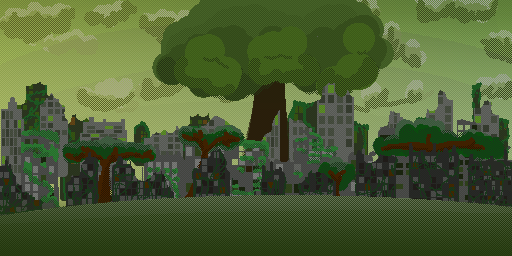
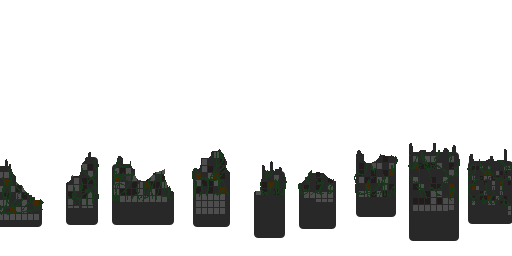
Revision of a layered 512px x 256px image; what changed, layer by layer:
hid "Paint Layer 27", painted on it over <box>0,0,512,256</box>
hid group "Ground" (3 layers) over <box>0,0,512,256</box>
painted on "Paint Layer 14" over <box>0,128,512,256</box>
painted on "Paint Layer 9" over <box>0,143,512,256</box>
painted on "Buildings1 Merged" over <box>0,0,512,256</box>
hid "Leaves Merged", painted on it over <box>0,0,512,256</box>
hid "Buildings2", painted on it over <box>0,0,512,256</box>
hid group "Building3" (2 layers) over <box>0,0,512,256</box>
hid "Buildings3" over <box>0,0,512,256</box>
hid "World Tree", painted on it over <box>0,0,512,256</box>
hid "Buildings4", painted on it over <box>0,0,512,256</box>
hid group "Sky" (5 layers) over <box>0,0,512,256</box>
painted on "Clouds" over <box>0,0,512,128</box>
painted on "Paint Layer 18" over <box>0,0,512,256</box>
